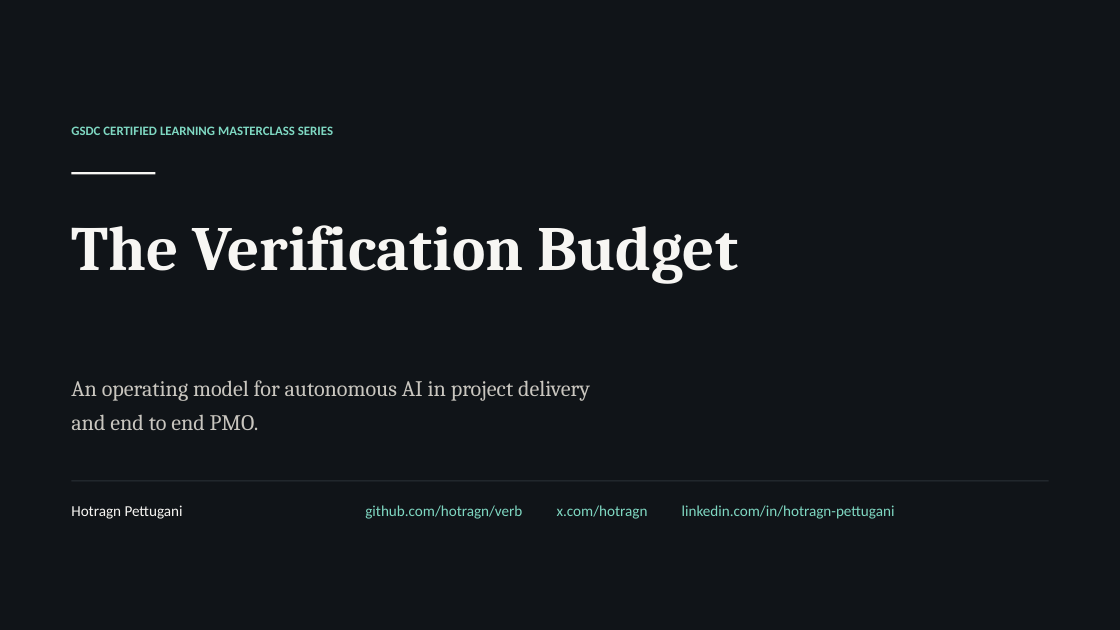
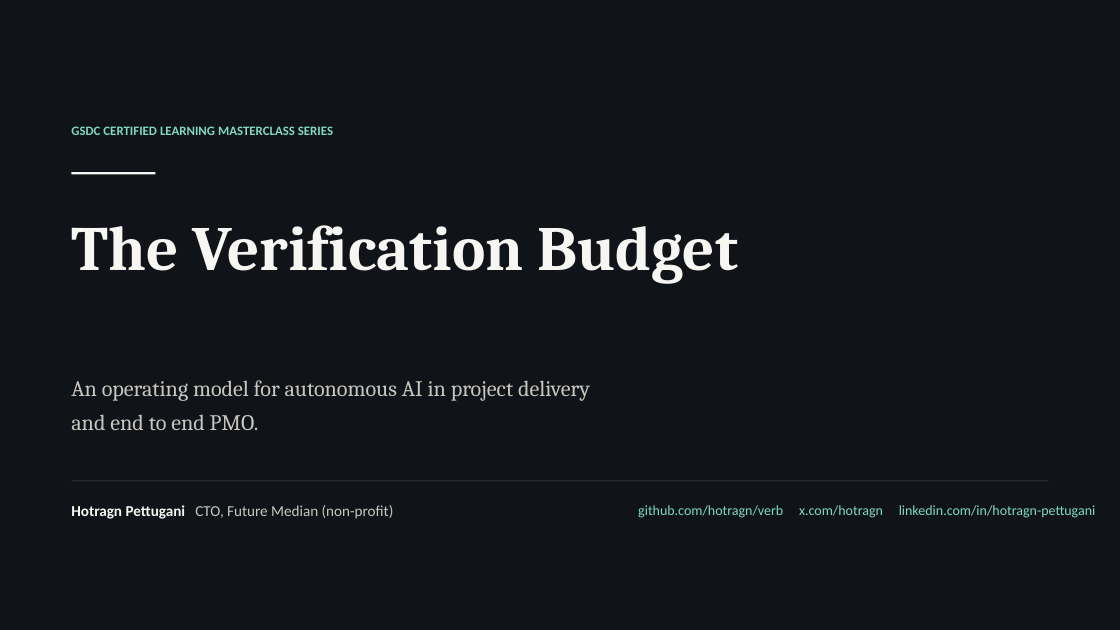
Before and after one commit to Hotragn/verb, a slide deck: slide 1 of deck/verification-budget.pptx. Drawn at 1120x630 pixels with LibreOffice and Linux fonts; fonts in the diff are those of the drawing. Boxes give left, top, right and bottom in pixels: in the first picture for what was removed or moved away, otherwise in the second. Text is boxed around its words. In the diff, an @@ line names an element or a change of style, - is before the commit and + after.

```diff
--- a/deck/verification-budget.pptx
+++ b/deck/verification-budget.pptx
@@ text at (71, 505, 394, 519): text changed; text colour #F7F6F3 to #C9C6BF @@
-Hotragn Pettugani
+Hotragn Pettugani CTO, Future Median (non-profit)
@@ text "github.com/hotragn/verb x.com/hotragn linkedin.com/in/hotrag ...": place and size @@
-text "github.com/hotragn/verb x.com/hotragn linkedin.com/in/hotrag ..." at (365, 505, 895, 519)
+text "github.com/hotragn/verb x.com/hotragn linkedin.com/in/hotrag ..." at (638, 505, 1096, 518)
@@ text "github.com/hotragn/verb x.com/hotragn linkedin.com/in/hotrag ..." at (638, 505, 1096, 518): size 13 to 12 pt; alignment left to right @@
```
Also in this commit, not shown: 22 other slides changed, 7 other files.
